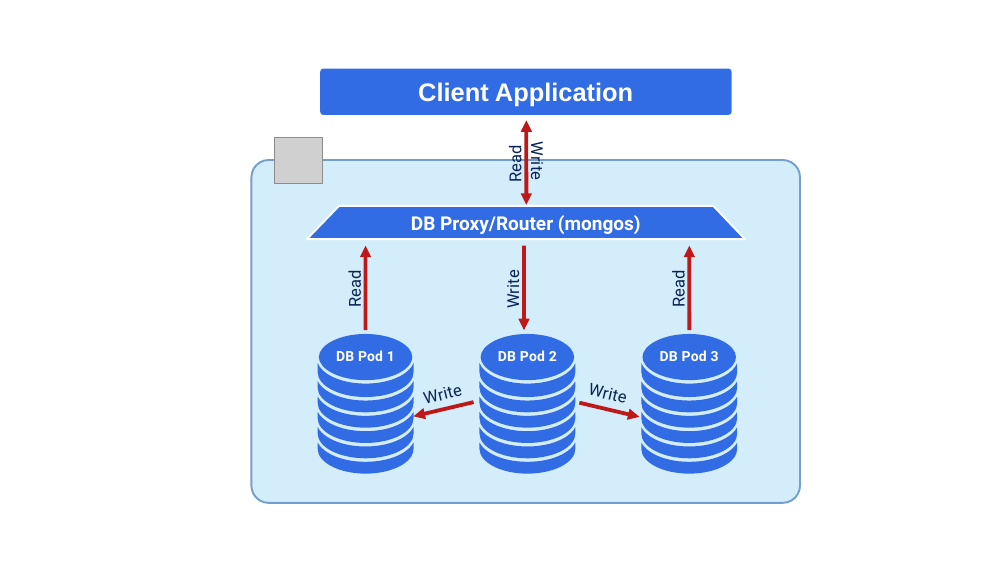
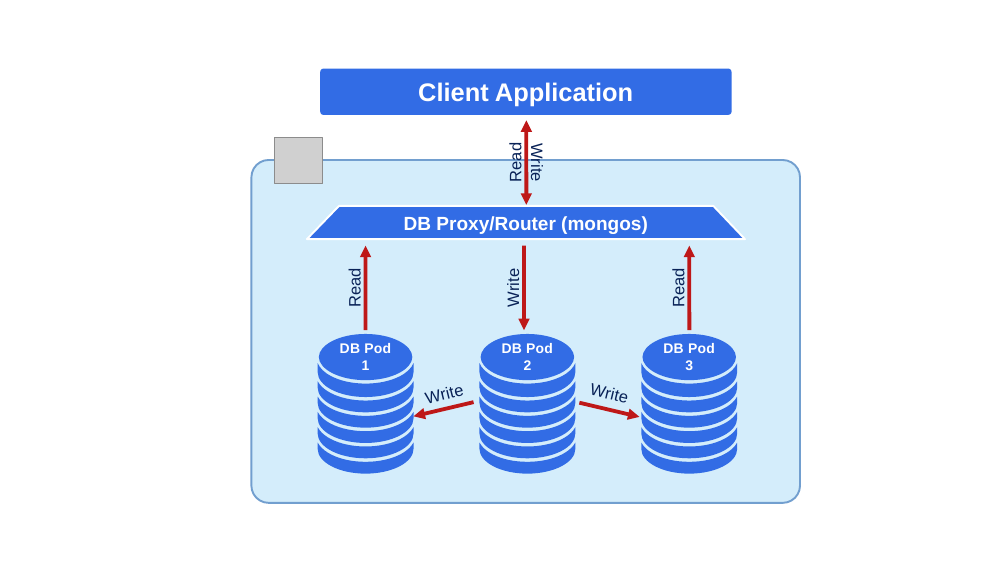
Before and after one commit to percona/k8spsmdb-docs, a slide deck: slide 1 of docs/assets/images/sources/sharding.odp. Drawn at 1008x567 pixels with LibreOffice and Linux fonts; fonts in the diff are those of the drawing; grey boxes stand for pictures. Boxes give left, top, right and bottom in pixels: in the first picture for what was removed or moved away, otherwise in the second. Text is boxed around its words. In the diff, an @@ line names an element or a change of style, - is before the commit and + after.

```diff
--- a/docs/assets/images/sources/sharding.odp
+++ b/docs/assets/images/sources/sharding.odp
@@ rectangle added at bbox=[241, 58, 812, 515], fill #FFFFFF @@
@@ font Roboto to Arial in 11 elements at bbox=[307, 206, 745, 239], bbox=[340, 343, 391, 370], bbox=[663, 343, 715, 370], bbox=[502, 343, 553, 370], bbox=[507, 147, 525, 182], bbox=[346, 272, 364, 307], bbox=[670, 272, 688, 307], bbox=[427, 387, 465, 408], bbox=[589, 383, 627, 405], bbox=[528, 146, 546, 181], bbox=[504, 271, 522, 306] @@
```
Also in this commit, not shown: 1 other slide changed, 1 slide added.
